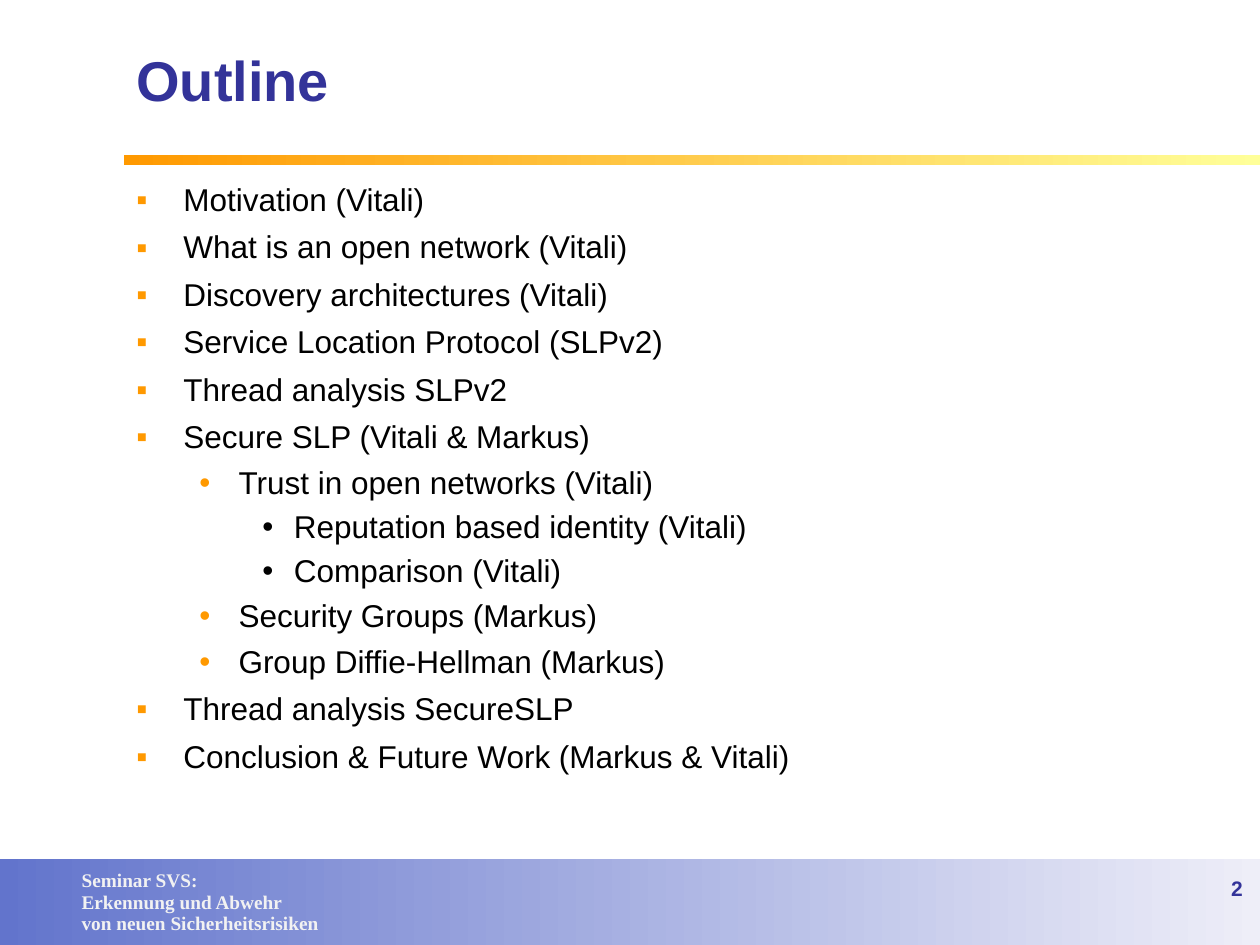
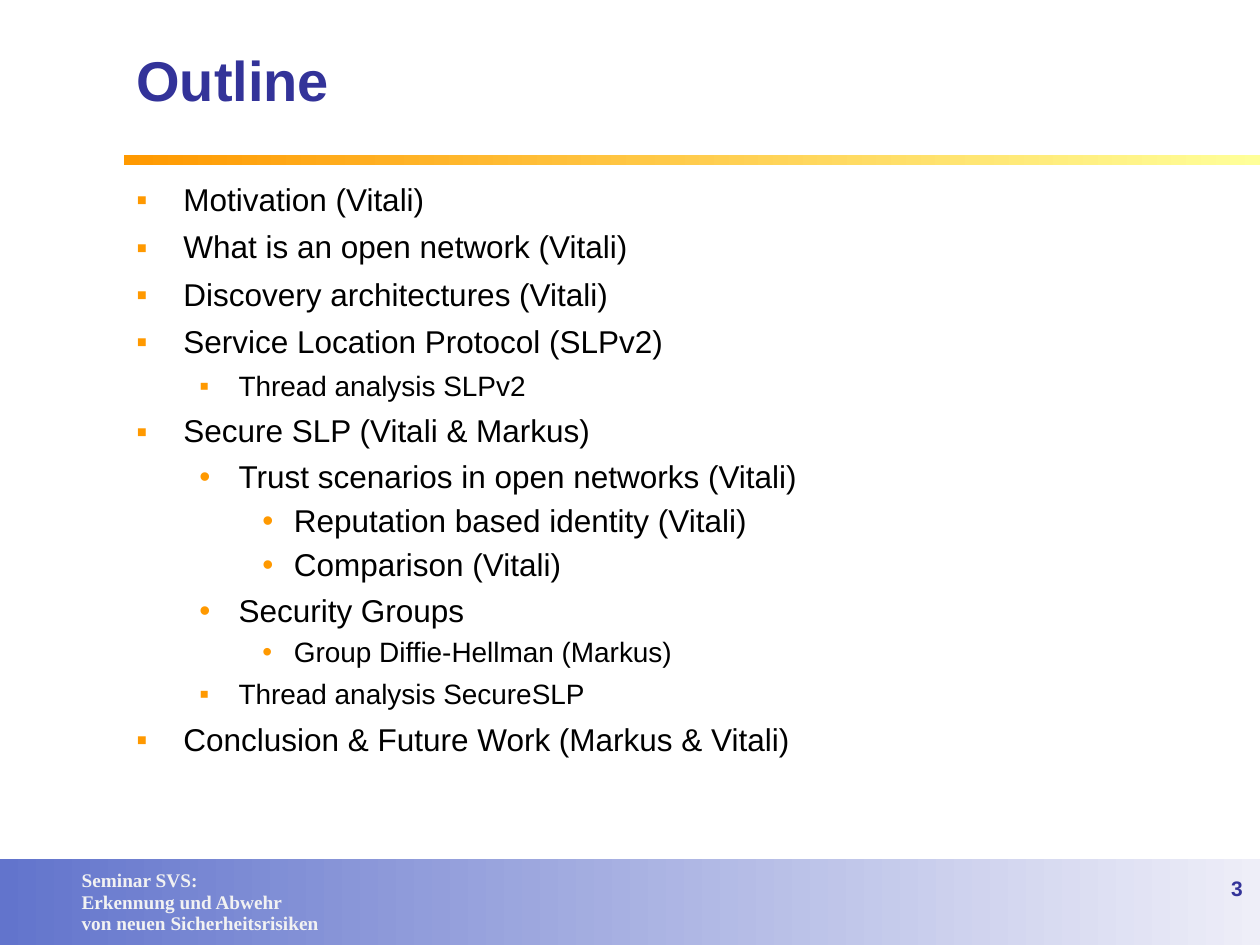
Before and after one commit to lemmy/SecuredSLP, a slide deck: slide 3 of doc/Service Discovery in open networks.ppt (slide 2 before the commit). Drawn at 1260x945 pixels with LibreOffice and Linux fonts; fonts in the diff are those of the drawing; background and template pictures are left out. Boxes give left, top, right and bottom in pixels: in the first picture for what was removed or moved away, otherwise in the second. Text is boxed around its words. In the diff, an @@ line names an element or a change of style, - is before the commit and + after.

Commit message:
finalized security groups

```diff
--- a/doc/Service Discovery in open networks.ppt
+++ b/doc/Service Discovery in open networks.ppt
@@ text at <box>239,330,747,709</box>: size 18 to 16 pt in "Thread analysis SLPv2", "Group Diffie-Hellman (Markus)", "Thread analysis SecureSLP"; list level 1 to 2 in "Thread analysis SLPv2"; bullet colour #000000 to #FF9900; list level 2 to 3 in "Group Diffie-Hellman (Markus)"; list level 1 to 2 in "Thread analysis SecureSLP" @@
@@ text at <box>239,465,797,494</box>: text changed @@
-  • Trust in open networks (Vitali)
+  • Trust scenarios in open networks (Vitali)
@@ text at <box>239,599,464,628</box>: text changed @@
-  • Security Groups (Markus)
+  • Security Groups
@@ page number at <box>1231,881,1243,896</box>: text changed @@
-2
+3
```
Also in this commit, not shown: 5 other slides changed, 1 slide added.
